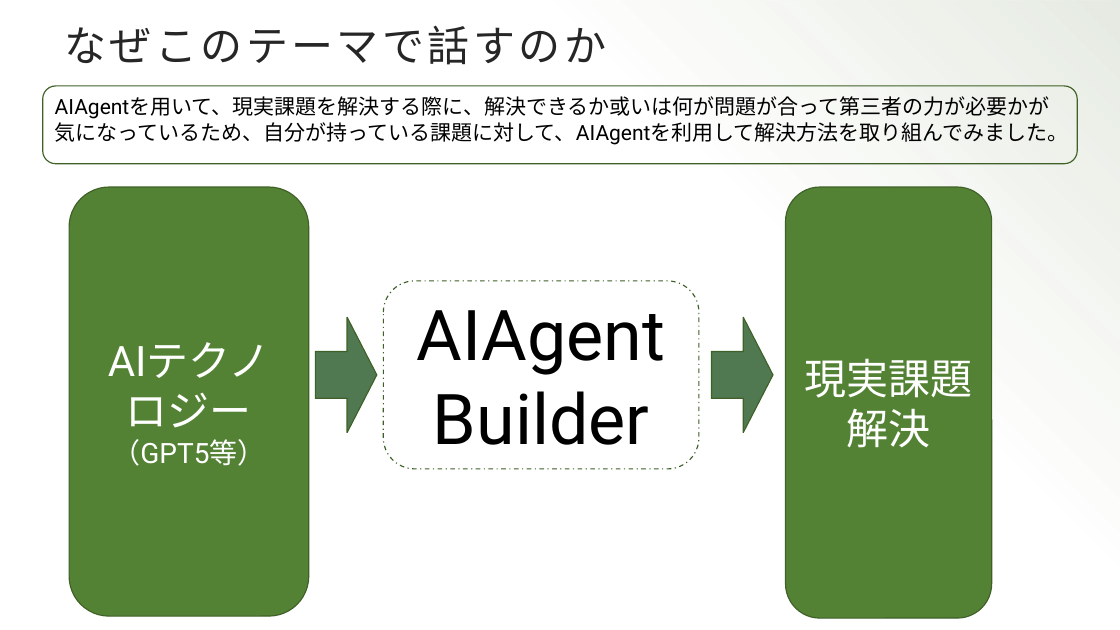
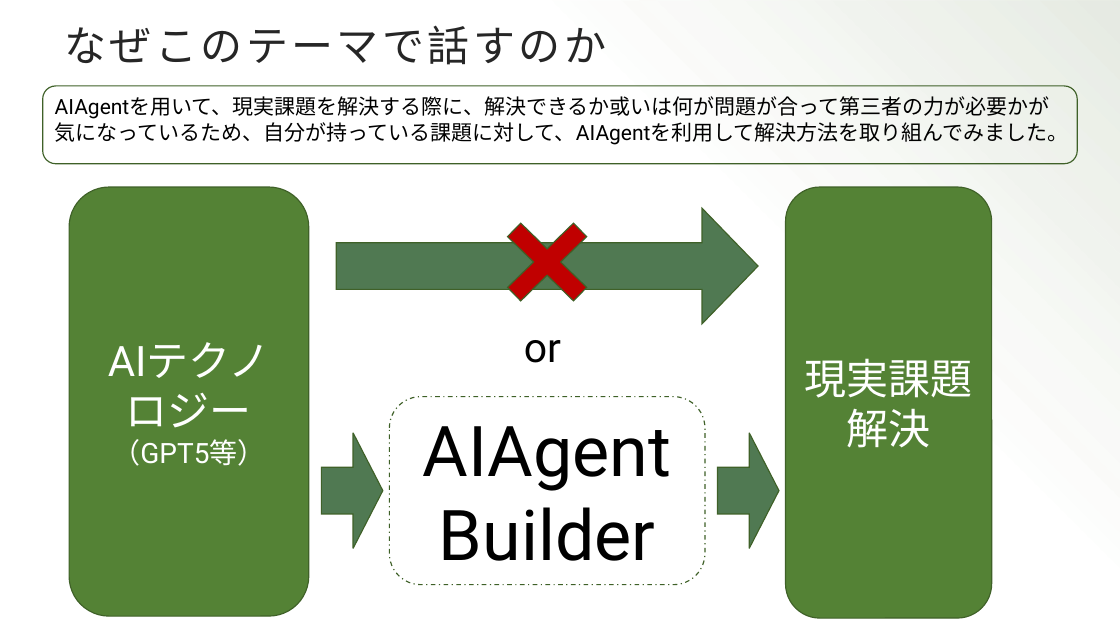
Before and after one commit to Guan21/newAIcheck, a slide deck: slide 15 of 独自でAIサービスのハンズオン環境を立ち上げる.pptx. Drawn at 1120x630 pixels with LibreOffice and Linux fonts; fonts in the diff are those of the drawing. Boxes give left, top, right and bottom in pixels: in the first picture for what was removed or moved away, otherwise in the second. Text is boxed around its words. In the diff, an @@ line names an element or a change of style, - is before the commit and + after.

```diff
--- a/独自でAIサービスのハンズオン環境を立ち上げる.pptx
+++ b/独自でAIサービスのハンズオン環境を立ち上げる.pptx
@@ right arrow added at [336, 208, 758, 324], fill #507952, outline #3F6128 1 pt @@
@@ cross added at [484, 200, 611, 323], fill #C00000, outline #3F6128 1 pt @@
@@ text added at [524, 340, 561, 363], 35.1 pt, text #000000 @@
+or
@@ 2 right arrows, 1 rounded rectangle: place and size @@
-2 right arrows, 1 rounded rectangle at [315, 281, 773, 469]
+2 right arrows, 1 rounded rectangle at [322, 397, 779, 585]
```
Also in this commit, not shown: 5 other slides changed, 1 slide added, 2 slides removed.
